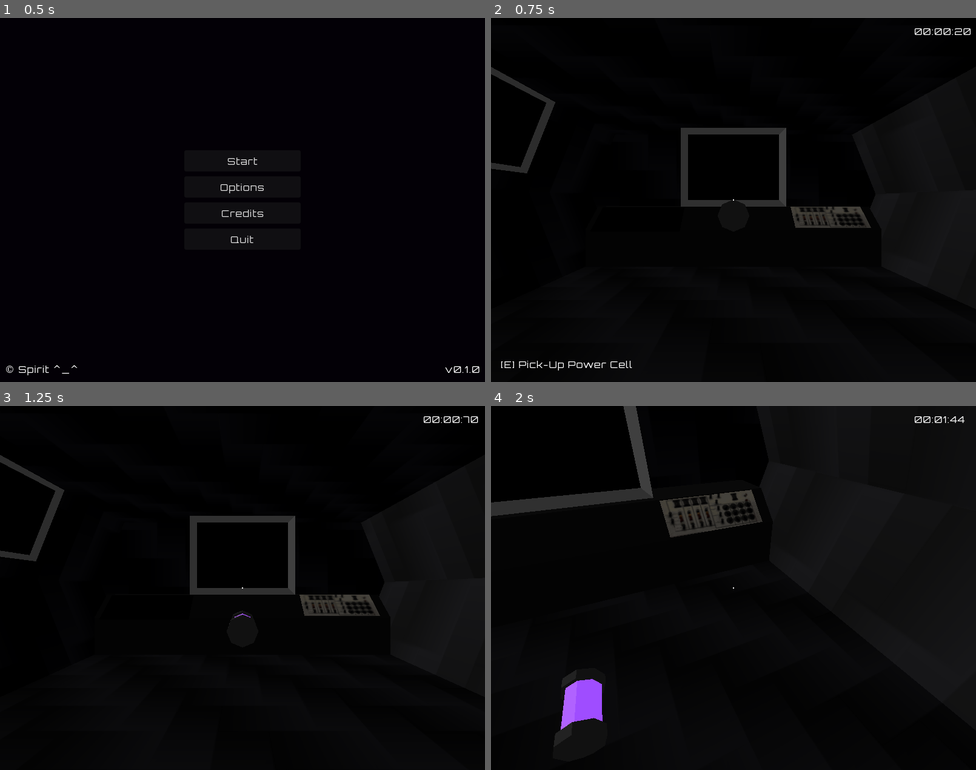
Above: before the commit, frames 1-4 (two rows, left to right).
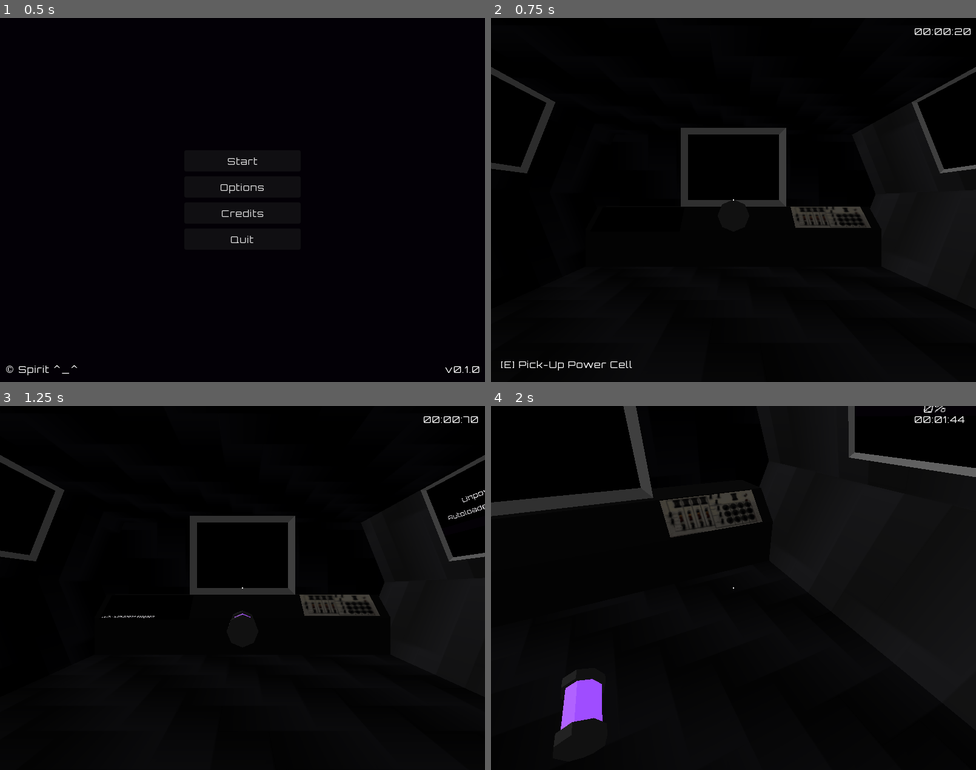
Above: after the commit, the same moments.

Repository: amr-engineer/void-ship
Game: Godot game, scene res://menus/main.tscn
The game is run twice, just before and just after one commit, with the same random seed, the same clock (stepped at 60 frames per second) and the same inputs.
Inputs (mouse positions are in pixels of both pictures, inside the frame that each line leads up to):
- Up to frame 1 (0.5 s): no input
- Up to frame 2 (0.75 s): click "Start" at 0.5 s
- Up to frame 3 (1.25 s): no input
- Up to frame 4 (2 s): tap Enter at 1.25 s; move the mouse to (757, 588) at 1.27 s; hold W (move_forward) from 1.28 s (still down); hold E (interact) from 1.28 s (still down); tap Space (jump) at 1.52 s

Frame 1 is identical in both runs. In frame 2, 0.4% of the frame differs, in the area x 86-100%, y 13-43%; in frame 3, 0.5%; in frame 4, 0.7%, in the area x 73-100%, y 0-20%.

Commit message:
implement weapon system

Diff:
--- a/scenes/game.tscn
+++ b/scenes/game.tscn
@@ -17,6 +17,7 @@
 [ext_resource type="ArrayMesh" uid="uid://fjb12iaf4duc" path="res://assets/power_cell.obj" id="12_kvuet"]
 [ext_resource type="ArrayMesh" uid="uid://c3o7v7lekbbmw" path="res://assets/screen.obj" id="12_rysoc"]
 [ext_resource type="Script" uid="uid://s03nfewialp6" path="res://scenes/power_cell.gd" id="12_trtic"]
+[ext_resource type="Script" uid="uid://f1kpn65qqv4n" path="res://ship/gun_screen.gd" id="13_ssvqc"]
 
 [sub_resource type="PhysicsMaterial" id="PhysicsMaterial_r4tgf"]
 rough = true
@@ -139,6 +140,9 @@
 [sub_resource type="ViewportTexture" id="ViewportTexture_ir15t"]
 viewport_path = NodePath("Ship/nav/SubViewport")
 
+[sub_resource type="ViewportTexture" id="ViewportTexture_ssvqc"]
+viewport_path = NodePath("Ship/gun/SubViewport")
+
 [sub_resource type="CylinderShape3D" id="CylinderShape3D_trtic"]
 height = 1.0
 radius = 0.15
@@ -274,6 +278,35 @@
 custom_minimum_size = Vector2(128, 0)
 layout_mode = 2
 
+[node name="gun" type="Node3D" parent="Ship" unique_id=341694851]
+
+[node name="SubViewport" type="SubViewport" parent="Ship/gun" unique_id=1863506472]
+size = Vector2i(300, 225)
+
+[node name="HBoxContainer" type="VBoxContainer" parent="Ship/gun/SubViewport" unique_id=692087856]
+anchors_preset = 15
+anchor_right = 1.0
+anchor_bottom = 1.0
+offset_left = 4.0
+offset_top = 4.0
+offset_right = -4.0
+offset_bottom = -4.0
+grow_horizontal = 2
+grow_vertical = 2
+theme_override_constants/separation = 8
+alignment = 1
+
+[node name="Label" type="Label" parent="Ship/gun/SubViewport/HBoxContainer" unique_id=913848208]
+layout_mode = 2
+text = "Unpowered
+Autoloader is stopped"
+horizontal_alignment = 1
+vertical_alignment = 1
+
+[node name="ProgressBar" type="ProgressBar" parent="Ship/gun/SubViewport/HBoxContainer" unique_id=1029662142]
+custom_minimum_size = Vector2(128, 0)
+layout_mode = 2
+
 [node name="interior" type="StaticBody3D" parent="." unique_id=125892009]
 transform = Transform3D(0.99999994, 0, 0, 0, 1, 0, 0, 0, 0.99999994, 0, -50000, 0)
 collision_layer = 4
@@ -424,6 +457,43 @@
 scale_amount_curve = SubResource("Curve_rysoc")
 color_initial_ramp = SubResource("Gradient_ssvqc")
 
+[node name="gun_screen" type="StaticBody3D" parent="interior/objects" unique_id=219627613]
+transform = Transform3D(0.9999996, 0, 0, 0, 0.9999999, 0, 0, 0, 0.99999946, 5.39, 4, -5)
+collision_layer = 8
+collision_mask = 0
+script = ExtResource("13_ssvqc")
+
+[node name="CollisionShape3D" type="CollisionShape3D" parent="interior/objects/gun_screen" unique_id=1730484168]
+transform = Transform3D(-4.3711385e-08, -0.37136784, -0.9284856, 0, 0.9284858, -0.37136775, 0.99999994, -1.6233004e-08, -4.0585395e-08, 4.7683716e-07, 0, 4.7683716e-07)
+shape = SubResource("BoxShape3D_ye50d")
+
+[node name="Sprite3D" type="Sprite3D" parent="interior/objects/gun_screen" unique_id=522838297]
+transform = Transform3D(-4.371136e-08, -0.3713678, -0.92848545, 0, 0.9284857, -0.37136772, 0.99999934, -1.6233002e-08, -4.058539e-08, -0.07361984, 0.0546875, -0.060171127)
+transparent = false
+double_sided = false
+texture_filter = 0
+texture = SubResource("ViewportTexture_ssvqc")
+
+[node name="PowerCellRack" type="RemoteTransform3D" parent="interior/objects/gun_screen" unique_id=699115822]
+transform = Transform3D(1.0000004, -3.552716e-15, -2.980234e-08, 0, -4.3711378e-08, -0.9999998, 0, 1, -4.371139e-08, 5.25, 1.25, -5)
+
+[node name="MeshInstance3D" type="MeshInstance3D" parent="interior/objects/gun_screen" unique_id=500523652]
+transform = Transform3D(-0.92848575, -0.3713678, -8.742278e-08, -0.3713678, 0.92848575, 0, 8.11708e-08, 3.2466005e-08, -1, 0, 0, 0)
+mesh = ExtResource("12_rysoc")
+
+[node name="CPUParticles3D" type="CPUParticles3D" parent="interior/objects/gun_screen" unique_id=179875524]
+visible = false
+lifetime = 1.5
+mesh = SubResource("SphereMesh_rysoc")
+emission_shape = 1
+emission_sphere_radius = 1.0
+direction = Vector3(0, 1, 0)
+gravity = Vector3(1, 1, 0)
+initial_velocity_min = 0.13
+initial_velocity_max = 0.5
+scale_amount_curve = SubResource("Curve_rysoc")
+color_initial_ramp = SubResource("Gradient_ssvqc")
+
 [node name="no_fire" type="RigidBody3D" parent="interior/objects" unique_id=2044304912]
 transform = Transform3D(-4.371139e-08, 6.7881184e-30, 1, 1.5529405e-22, 1, 0, -1, 1.5529405e-22, -4.371139e-08, 2, 0.5, 9.75)
 collision_layer = 24
--- /dev/null
+++ b/ship/gun_screen.gd
@@ -0,0 +1,23 @@
+extends Tech
+
+
+@onready var screen: Sprite3D = $Sprite3D
+
+
+func power_on() -> void: return
+
+
+func power_off() -> void:
+	ship.prnt("Gun Autoloader stopped")
+
+
+func interact() -> void:
+	if ship.shot_ready:
+		ship.shot()
+	else:
+		ship.gun_progress.value = ship.gun_progress.value + randi_range(1, 25)
+
+
+func get_interact_info() -> String:
+	if ship.shot_ready: return "[E] FIRE!"
+	return "[E] Rapid Press to Speedup Ammo Loading"
--- a/ship/ship.gd
+++ b/ship/ship.gd
@@ -6,6 +6,10 @@
 @onready var nav_progress: ProgressBar = $nav/SubViewport/HBoxContainer/ProgressBar
 @onready var nav_label: Label = $nav/SubViewport/HBoxContainer/Label
 @onready var nav_screen: Tech = $"../interior/objects/nav_screen"
+@onready var gun_progress: ProgressBar = $gun/SubViewport/HBoxContainer/ProgressBar
+@onready var gun_label: Label = $gun/SubViewport/HBoxContainer/Label
+@onready var gun_screen: Tech = $"../interior/objects/gun_screen"
+
 @onready var player: Player = %Player
 @onready var game: Game = $".."
 
@@ -16,6 +20,7 @@
 
 var health: float = 5.0
 var ftl_ready := false
+var shot_ready := false
 
 
 func _physics_process(delta: float) -> void:
@@ -35,6 +40,17 @@
 			ftl_ready = true
 			nav_label.text = "Ready to Go\nFaster Than Light"
 
+	if gun_progress.value < 100.0:
+		shot_ready = false
+		if gun_screen.is_powered():
+			gun_progress.value = gun_progress.value + delta * randi_range(1, 5)
+			gun_label.text = "Autoloading..."
+	else:
+		shot_ready = true
+		if gun_screen.is_powered():
+			gun_label.text = "FIRE IN THE HOLE"
+			if game.enemy: shot()
+
 
 func prnt(line: String) -> void:
 	$console/SubViewport/RichTextLabel.add_text("\n" + line)
@@ -47,6 +63,15 @@
 	nav_progress.value = 0
 
 
+func shot() -> void:
+	gun_progress.value = 0
+	if game.enemy:
+		game.enemy.take_damage(0.5)
+		prnt("Enemy got damaged")
+	else:
+		prnt("Your are shooting on stars")
+
+
 func next_camera() -> void:
 	var cameras: Array[Camera3D] = []
 	for cam in optics_vp.get_children():
Not shown, added: ship/gun_screen.gd.uid
